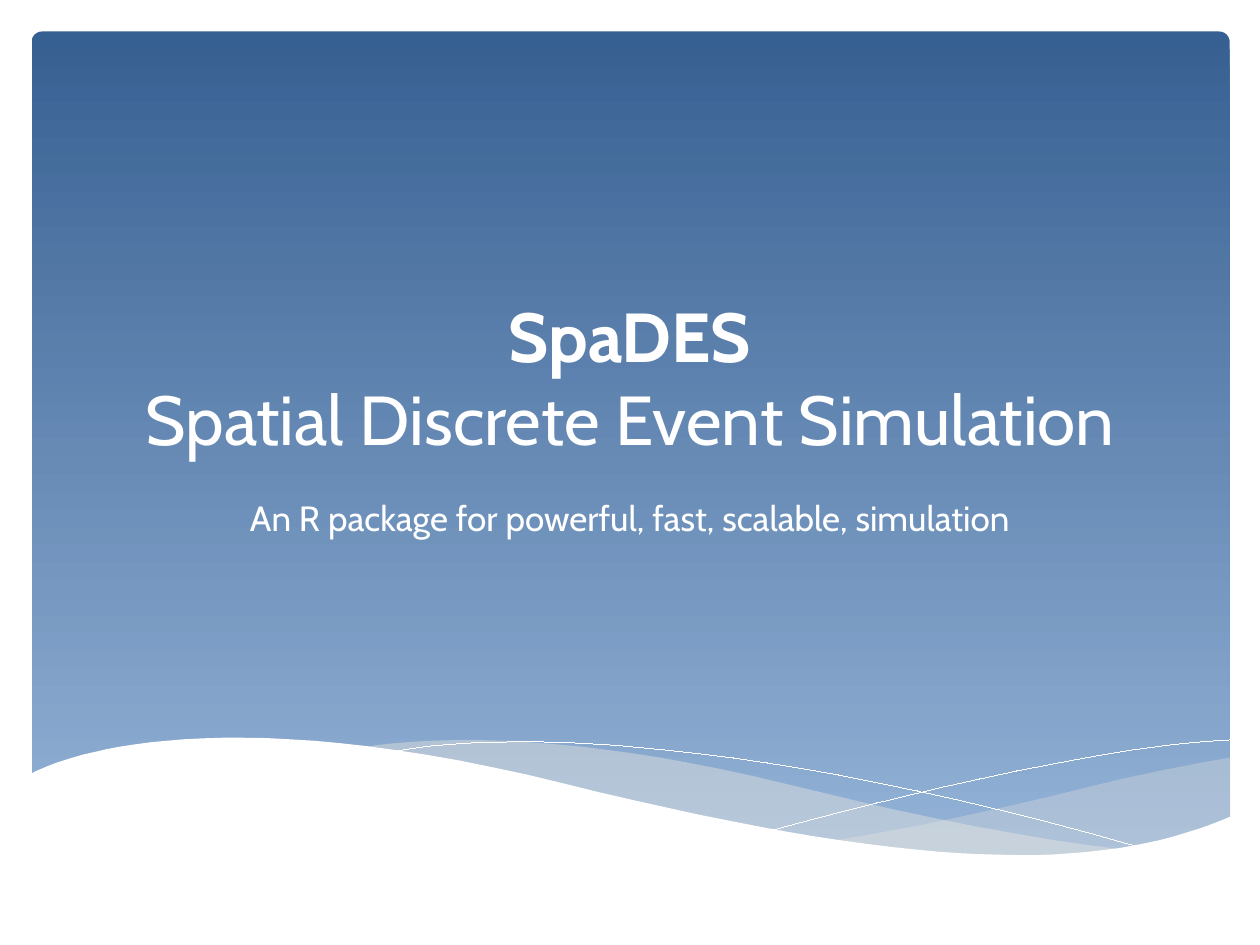
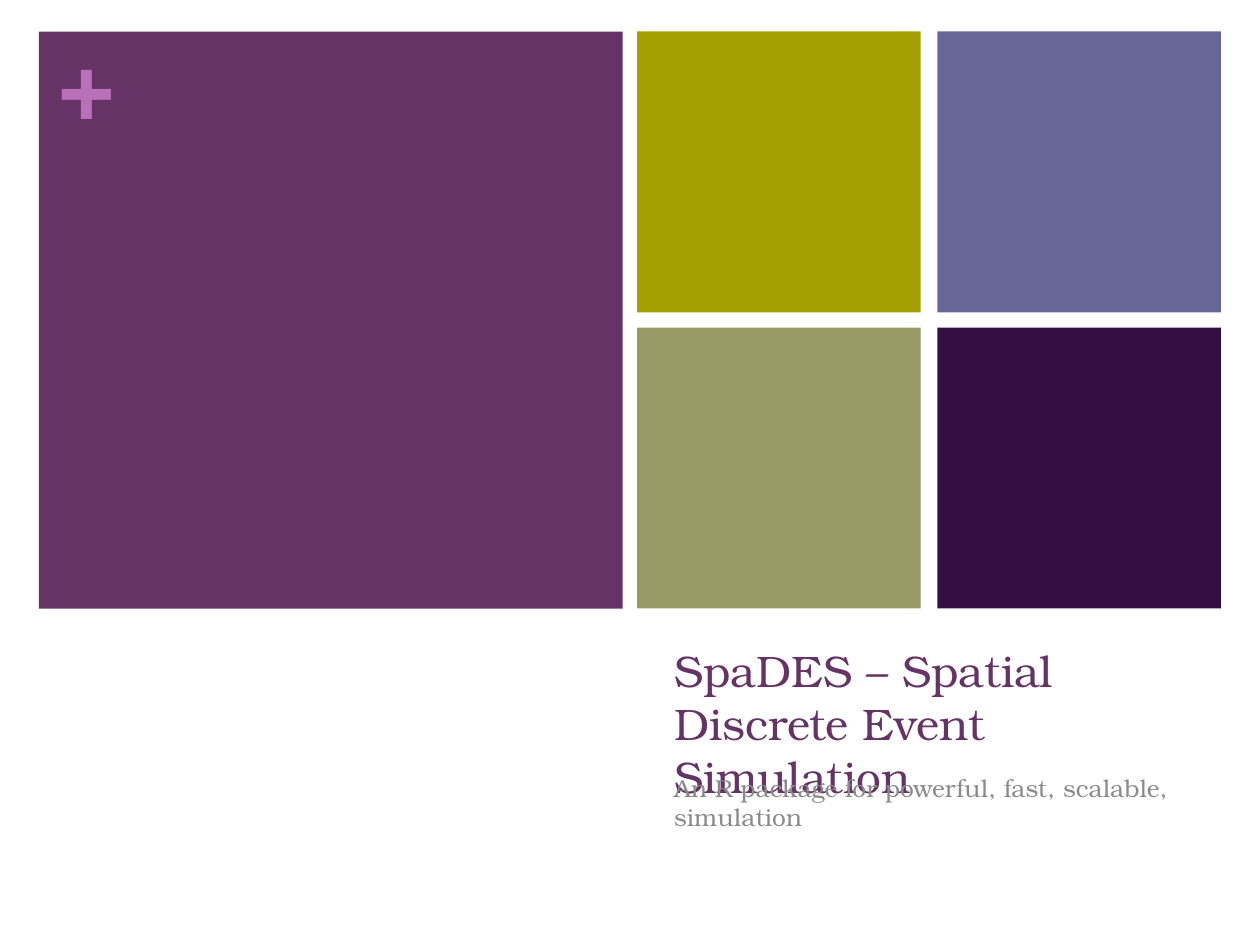
Before and after one commit to PredictiveEcology/SpaDES, a slide deck: slide 1 of development/SpaDES – Spatial Discrete Event Simulation.pptx. Drawn at 1260x945 pixels with LibreOffice and Linux fonts; fonts in the diff are those of the drawing. Boxes give left, top, right and bottom in pixels: in the first picture for what was removed or moved away, otherwise in the second. Text is boxed around its words. In the diff, an @@ line names an element or a change of style, - is before the commit and + after.

```diff
--- a/development/SpaDES – Spatial Discrete Event Simulation.pptx
+++ b/development/SpaDES – Spatial Discrete Event Simulation.pptx
@@ text added at (58, 24, 115, 139), 54 pt, text #B870B8, bold @@
++
@@ rounded rectangle removed at (32, 32, 1230, 863) @@
@@ rectangle added at (39, 32, 622, 609), fill #663366 @@
@@ rectangle added at (638, 32, 921, 312), fill #A3A101 @@
@@ rectangle added at (937, 32, 1221, 312), fill #666699 @@
@@ rectangle added at (638, 328, 921, 609), fill #999966 @@
@@ rectangle added at (937, 328, 1221, 609), fill #330F42 @@
@@ title "SpaDES – Spatial Discrete Event ..." at (674, 655, 1053, 803): vertical alignment bottom to top @@
@@ title at (674, 655, 1053, 803): text changed; size 39.6 to 25.2 pt; font Cabin to TeX Gyre Bonum; text colour #FFFFFF to #663366 @@
-SpaDES
-Spatial Discrete Event Simulation
+SpaDES – Spatial Discrete Event Simulation
@@ group removed at (29, 738, 1231, 922): 5 freeform shapes @@
@@ subtitle "An R package for powerful, ...": place and size @@
-subtitle "An R package for powerful, ..." at (250, 505, 1010, 540)
+subtitle "An R package for powerful, ..." at (674, 774, 1167, 826)
@@ subtitle "An R package for powerful, ..." at (674, 774, 1167, 826): size 20 to 14 pt, font Cabin to TeX Gyre Bonum, text colour #FFFFFF to #8C8C8C; alignment centre to left; less space between paragraphs @@
```
Also in this commit, not shown: 7 other slides changed, 2 slides added.
